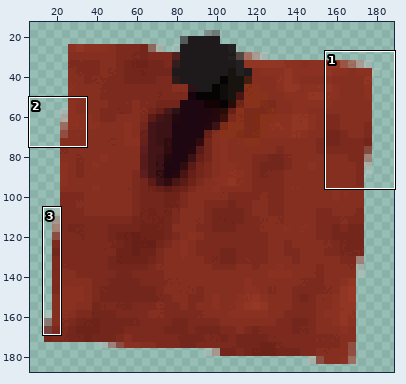
One commit to this sprite sheet: Hollenhaus/Hollenhaus proyect VS/resources/images/postit_guardar_mazo.png. The first picture is a wide view before the edit; the outline marks the close-up.
Close-up. First the earlier version:
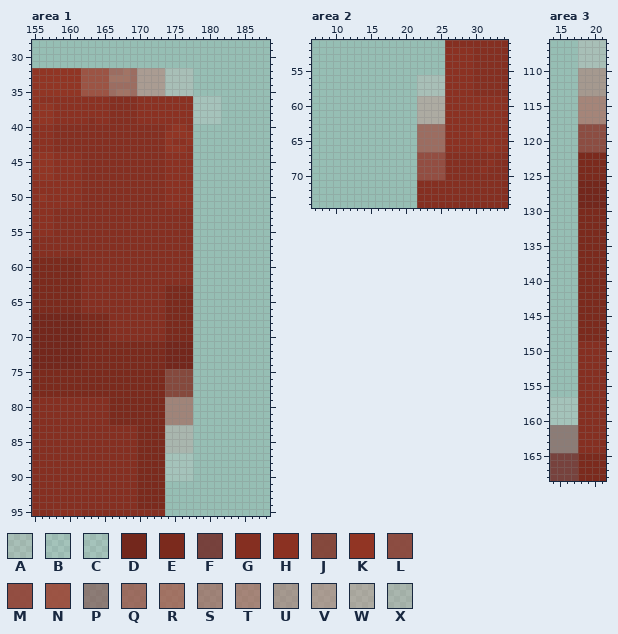
The file is 208x199 pixels. Pixels under 10% opacity are left out. Colours within 5 levels of each other are drawn and written as one. Shown: area 1: x 155..188, y 28..95; area 2: x 7..34, y 51..74; area 3: x 14..21, y 106..168. The wide view leaves out empty margins. The commit also changed other parts of the picture, which this record leaves out.
Palette (. is transparent): A #d4c0bd4c  B #dbd5d433  C #e2d5d633  D #73271c  E #7b2a1d  F #743530e6  G #852f21  H #8b3122  J #833c30e6  K #913524  L #8b4136e6  M #934236e6  N #9d4938e6  P #88605bb3  Q #9d594ccc  R #a56151cc  S #a46b60b3  T #ab6d60b3  U #af807799  V #b8867c99  W #c4999180  X #c6aba666
The same view after the edit:
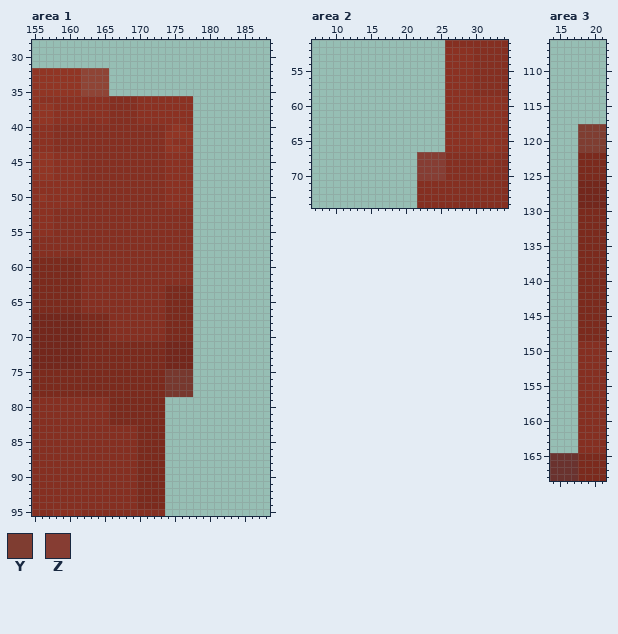
Colours new in this view: Y #7f3d31  Z #863d33
The exact change:
@@ palette @@
-F #743530e6
+F #6a322e
-J #833c30e6
+J #77382e
-N #9d4938e6
+N #8f4435
--- area 1
@@ x 164..183 @@
 31 ....................
-32 NNQQRQVVVVAAAA......
-33 NNRRRQVVVVAAAA......
-34 NNQQQQVVVVAAAA......
-35 NNQRRQVVVVAAAA......
-36 HHGGGGHHHHHHHHCCCC..
-37 HHGGGGHHHHHHHHCCCC..
-38 HHGGGGHHHHHHHHCCCC..
-39 HHGGGGHHHHHHHHCCCC..
+32 NN..................
+33 NN..................
+34 NN..................
+35 NN..................
+36 HHGGGGHHHHHHHH......
+37 HHGGGGHHHHHHHH......
+38 HHGGGGHHHHHHHH......
+39 HHGGGGHHHHHHHH......
 40 GGGGGGGGGGHKKH......
@@ x 172..179 @@
 78 EEJJJJ..
-79 EESSSS..
-80 EESSSS..
-81 EESSSS..
-82 EESSSS..
-83 EEXXXX..
-84 EEXXXX..
-85 EEXXXX..
-86 EEXXXX..
-87 EEBBBB..
-88 EEBCBC..
-89 EECCCB..
-90 EEBBBB..
+79 EE......
+80 EE......
+81 EE......
+82 EE......
+83 EE......
+84 EE......
+85 EE......
+86 EE......
+87 EE......
+88 EE......
+89 EE......
+90 EE......
 91 EE......
--- area 2
@@ x 20..27 @@
 55 ......HH
-56 ..AAAAHH
-57 ..AAAAHH
-58 ..AAAAHH
-59 ..WWWWHH
-60 ..WWWWHH
-61 ..WWWWHH
-62 ..WWWWHH
-63 ..QQQQHH
-64 ..QQQQHH
-65 ..QQQQHH
-66 ..QQQQHH
-67 ..MMMMGG
-68 ..MMMMGG
-69 ..MMMMGG
-70 ..MMMMGG
+56 ......HH
+57 ......HH
+58 ......HH
+59 ......HH
+60 ......HH
+61 ......HH
+62 ......HH
+63 ......HH
+64 ......HH
+65 ......HH
+66 ......HH
+67 ..ZZZZGG
+68 ..ZZZZGG
+69 ..ZZZZGG
+70 ..ZZZZGG
 71 ..GGGGGG
--- area 3
@@ x 14..21 @@
-106 ....AAAA
-107 ....AAAA
-108 ....AAAA
-109 ....AAAA
-110 ....UUUU
-111 ....UUUU
-112 ....UUUU
-113 ....UUUU
-114 ....TTTT
-115 ....TTTT
-116 ....TTTT
-117 ....TTTT
-118 ....LLLL
-119 ....LLLL
-120 ....LLLL
-121 ....LLLL
+106 ........
+107 ........
+108 ........
+109 ........
+110 ........
+111 ........
+112 ........
+113 ........
+114 ........
+115 ........
+116 ........
+117 ........
+118 ....YYYY
+119 ....YYYY
+120 ....YYYY
+121 ....YYYY
 122 ....EEEE
@@ x 14..21 @@
 156 ....GGGG
-157 BBBBGGGG
-158 BBBBGGGG
-159 BBBBGGGG
-160 BBBBGGGG
-161 PPPPGGGG
-162 PPPPGGGG
-163 PPPPGGGG
-164 PPPPGGGG
+157 ....GGGG
+158 ....GGGG
+159 ....GGGG
+160 ....GGGG
+161 ....GGGG
+162 ....GGGG
+163 ....GGGG
+164 ....GGGG
 165 FFFFEEEE
